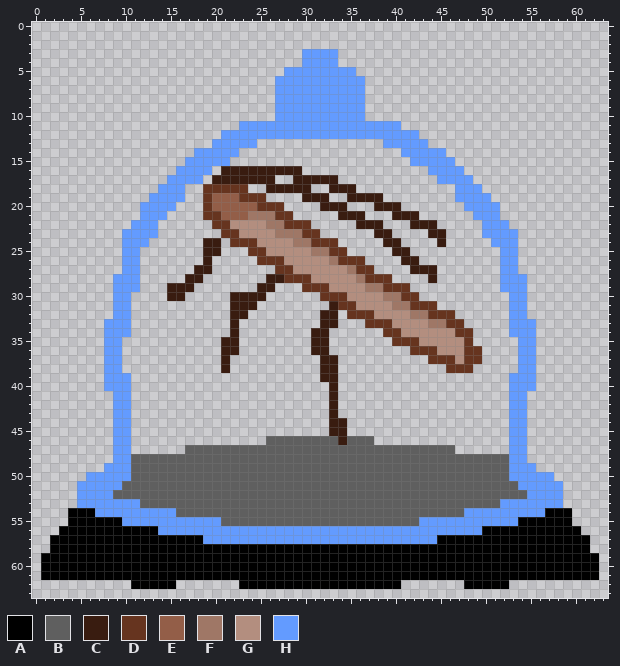
Pixel-art sprite: assets/textures/misc/Cookaracha3.png. That is the earlier state.
The file is 64x64 pixels.
Palette (. is transparent): A #000000  B #5f5f5f  C #391c10  D #66341f  E #935e48  F #9f7766  G #b38e7f  H #639bff
And afterwards:
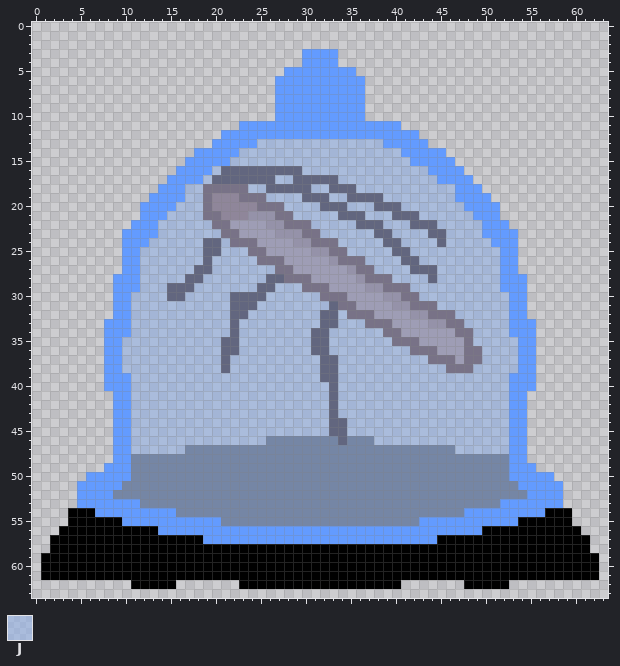
Colours new in this view: J #8aace884
Diff:
colour B: #5f5f5f -> #7586a5
colour C: #391c10 -> #62667f
colour D: #66341f -> #787287
colour E: #935e48 -> #8f869a
colour F: #9f7766 -> #9592a9
colour G: #b38e7f -> #9e9db5
Changed rows in their new state; - is a pixel that keeps its letter.
first column x 10:
13 ---------------JJJJJJJJJJJJJJ---------------
14 -------------JJJJJJJJJJJJJJJJJJ-------------
15 ------------JJJJJJJJJJJJJJJJJJJJ------------
16 ----------J---------JJJJJJJJJJJJJJ----------
17 ---------J-------JJ-----JJJJJJJJJJJ---------
18 -------JJ-----JJ-----JJ---JJJJJJJJJJJ-------
19 -------JJ-------JJJJ---JJ----JJJJJJJJ-------
20 ------JJJ---------JJJJ---JJJ---JJJJJJJ------
21 -----JJJJ----------JJJJJ---JJJ---JJJJJJ-----
22 ----JJJJJJ-----------JJJJJ---JJJ---JJJJJ----
23 ----JJJJJJJ-----------JJJJJJ--JJJJ--JJJJ----
24 ---JJJJJJ--J------------JJJJJ--JJJJ-JJJJJ---
25 --JJJJJJJ--JJJ-----------JJJJJ--JJJJJJJJJJ--
26 --JJJJJJJ-JJJJJ------------JJJJ--JJJJJJJJJ--
27 --JJJJJJ--JJJJJJJ-----------JJJJ---JJJJJJJ--
28 --JJJJJ--JJJJJJJ--------------JJJJ-JJJJJJJ--
29 --JJJ---JJJJJJJ--JJJ------------JJJJJJJJJJ--
30 -JJJJ--JJJJJ----JJJJJJ-----------JJJJJJJJJJ-
31 -JJJJJJJJJJJ---JJJJJJJJ------------JJJJJJJJ-
32 -JJJJJJJJJJJ--JJJJJJJJ--J------------JJJJJJ-
33 -JJJJJJJJJJJ-JJJJJJJJJ--JJJ-----------JJJJJ-
34 -JJJJJJJJJJJ-JJJJJJJJ--JJJJJJ----------JJJJ-
35 JJJJJJJJJJJ--JJJJJJJJ--JJJJJJJ---------JJJJJ
36 JJJJJJJJJJJ--JJJJJJJJ--JJJJJJJJJ--------JJJJ
37 JJJJJJJJJJJ-JJJJJJJJJJ--JJJJJJJJJJ------JJJJ
38 JJJJJJJJJJJ-JJJJJJJJJJ--JJJJJJJJJJJJ---JJJJJ
39 -JJJJJJJJJJJJJJJJJJJJJ--JJJJJJJJJJJJJJJJJJJ-
40 -JJJJJJJJJJJJJJJJJJJJJJ-JJJJJJJJJJJJJJJJJJJ-
41 -JJJJJJJJJJJJJJJJJJJJJJ-JJJJJJJJJJJJJJJJJJJ-
42 -JJJJJJJJJJJJJJJJJJJJJJ-JJJJJJJJJJJJJJJJJJJ-
43 -JJJJJJJJJJJJJJJJJJJJJJ-JJJJJJJJJJJJJJJJJJJ-
44 -JJJJJJJJJJJJJJJJJJJJJJ--JJJJJJJJJJJJJJJJJJ-
45 -JJJJJJJJJJJJJJJJJJJJJJ--JJJJJJJJJJJJJJJJJJ-
46 -JJJJJJJJJJJJJJJ------------JJJJJJJJJJJJJJJ-
47 -JJJJJJ------------------------------JJJJJJ-
Changed places in both pictures, as pixel boxes (x1, y1, x2, y2):
changed: (113, 139, 527, 526)
